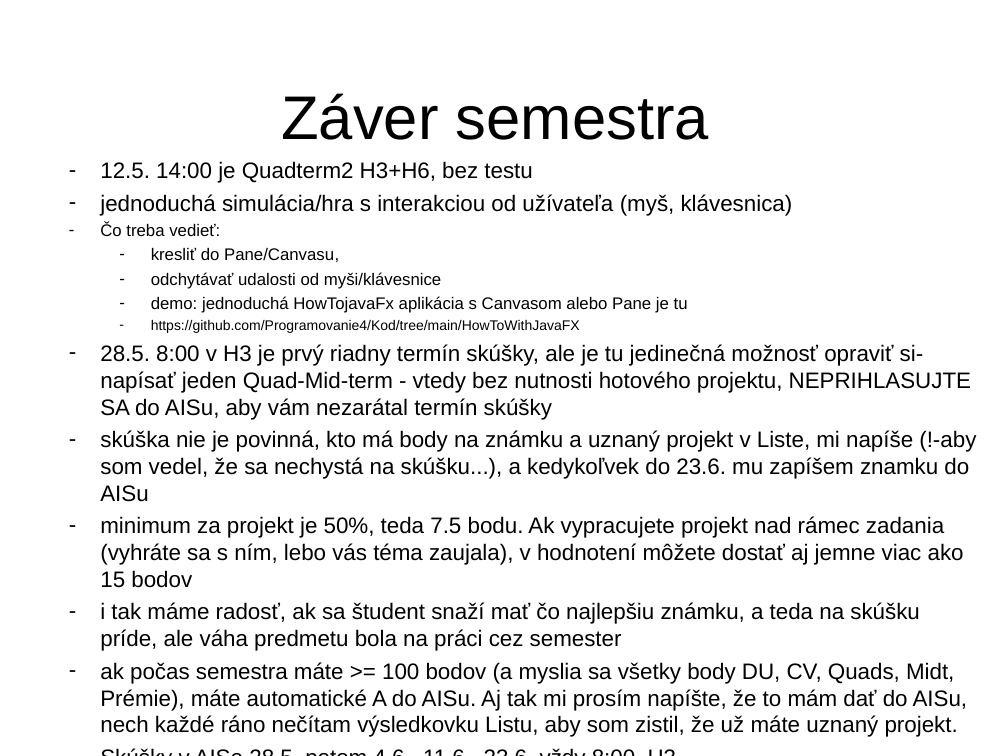
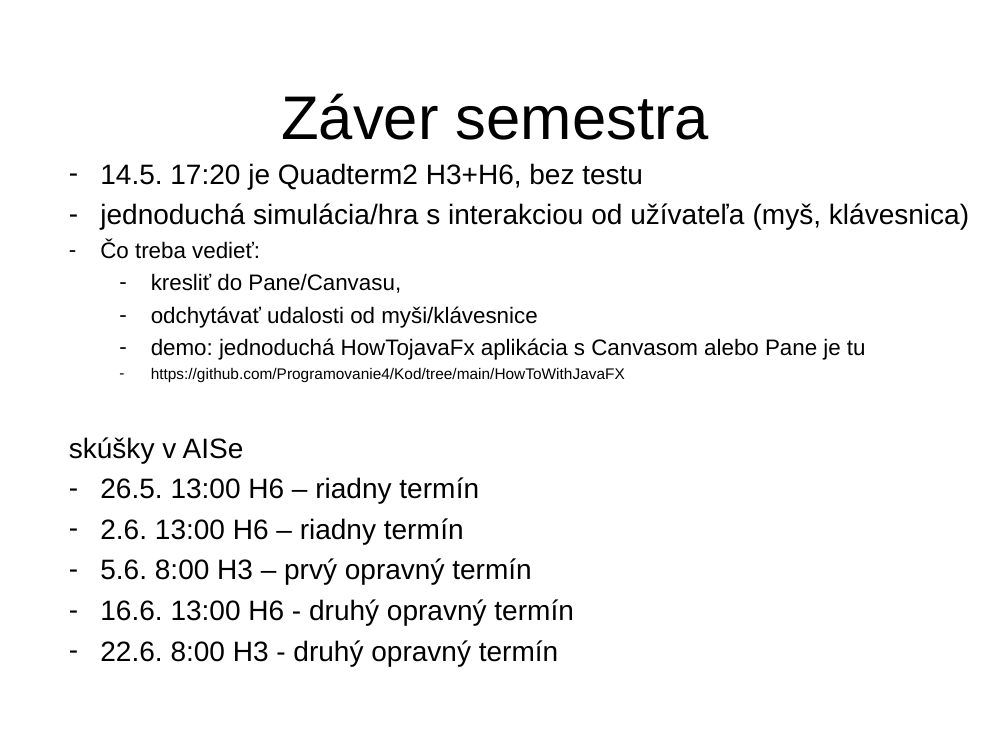
Before and after one commit to Programovanie4/Prednasky, a slide deck: slide 1 of 11/11_java.ppt. Drawn at 1008x756 pixels with LibreOffice and Linux fonts; fonts in the diff are those of the drawing. Boxes give left, top, right and bottom in pixels: in the first picture for what was removed or moved away, otherwise in the second. Text is boxed around its words. In the diff, an @@ line names an element or a change of style, - is before the commit and + after.

Commit message:
jedenasty tyzden

```diff
--- a/11/11_java.ppt
+++ b/11/11_java.ppt
@@ subtitle at box(100, 163, 643, 189): text changed; size 16 to 20 pt @@
-– 12.5. 14:00 je Quadterm2 H3+H6, bez testu
+– 14.5. 17:20 je Quadterm2 H3+H6, bez testu
@@ subtitle at box(100, 203, 969, 383): size 16 to 20 pt in "jednoduchá simulácia/hra s interakciou od užívateľa (myš, ..."; size 12 to 16 pt in "Čo treba vedieť:", "kresliť do Pane/Canvasu,", "odchytávať udalosti od myši/klávesnice", "demo: jednoduchá HowTojavaFx aplikácia s Canvasom alebo ..."; size 10 to 11 pt in "https://github.com/Programovanie4/Kod/tree/main/HowToWithJav ..."; more space between paragraphs @@
@@ subtitle at box(69, 437, 573, 666): text changed; size 16 to 20 pt @@
-– 28.5. 8:00 v H3 je prvý riadny termín skúšky, ale je tu jedinečná možnosť opraviť si-napísať jeden Quad-Mid-term - vtedy bez nutnosti hotového projektu, NEPRIHLASUJTE SA do AISu, aby vám nezarátal termín skúšky
-– skúška nie je povinná, kto má body na známku a uznaný projekt v Liste, mi napíše (!-aby som vedel, že sa nechystá na skúšku...), a kedykoľvek do 23.6. mu zapíšem znamku do AISu
-– minimum za projekt je 50%, teda 7.5 bodu. Ak vypracujete projekt nad rámec zadania (vyhráte sa s ním, lebo vás téma zaujala), v hodnotení môžete dostať aj jemne viac ako 15 bodov
-– i tak máme radosť, ak sa študent snaží mať čo najlepšiu známku, a teda na skúšku príde, ale váha predmetu bola na práci cez semester
-– ak počas semestra máte >= 100 bodov (a myslia sa všetky body DU, CV, Quads, Midt, Prémie), máte automatické A do AISu. Aj tak mi prosím napíšte, že to mám dať do AISu, nech každé ráno nečítam výsledkovku Listu, aby som zistil, že už máte uznaný projekt.
-– Skúšky v AISe 28.5. potom 4.6., 11.6., 23.6. vždy 8:00, H3
+skúšky v AISe
+– 26.5. 13:00 H6 – riadny termín
+– 2.6. 13:00 H6 – riadny termín
+– 5.6. 8:00 H3 – prvý opravný termín
+– 16.6. 13:00 H6 - druhý opravný termín
+– 22.6. 8:00 H3 - druhý opravný termín
```
Also in this commit, not shown: 2 other slides changed, 2 other files.
